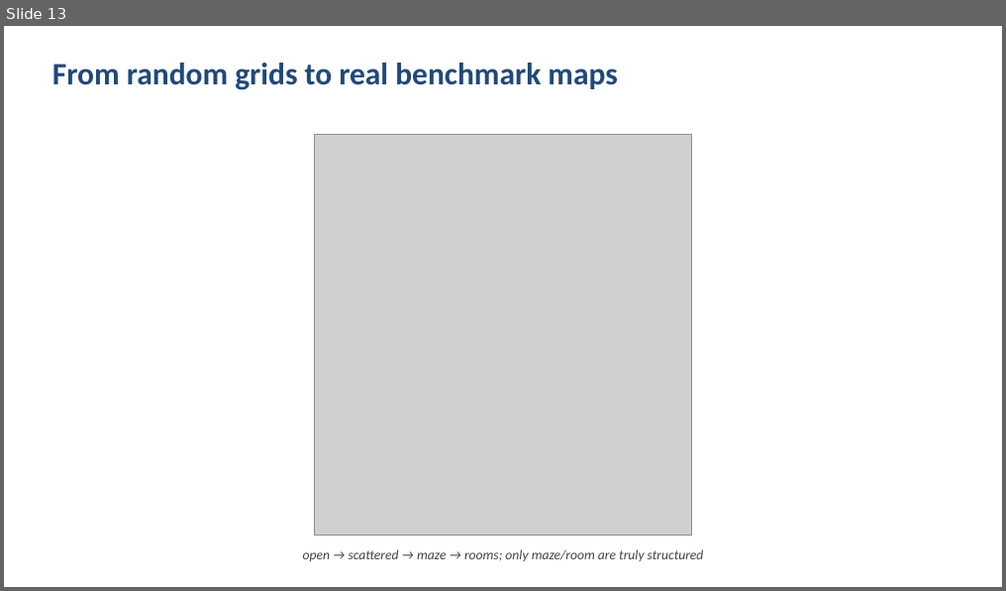
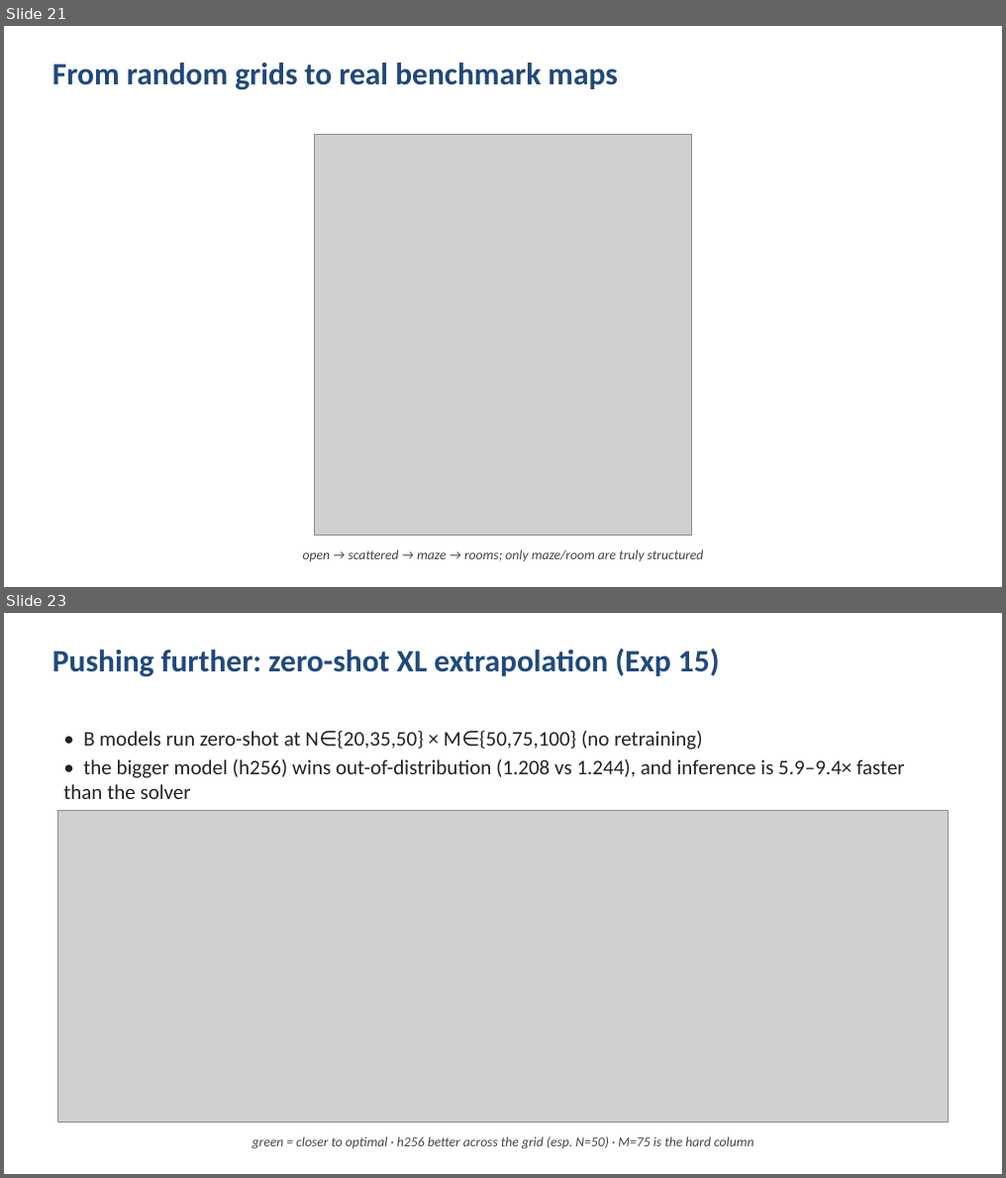
Before and after one commit to Dayan135/Neural_MCPF_Allocation, a slide deck: presentation/slides_claude.pptx. Shown one above the other, each under a label of ours: slide 13 before the commit, slides 21 and 23 after it; the slides between them are not shown. The pictures are 1006x591 and 1006x1178 pixels, drawn with LibreOffice and Linux fonts; fonts in the diff are those of the drawing; grey boxes stand for pictures. Boxes give left, top, right and bottom in pixels: in the first picture for what was removed or moved away, otherwise in the second. Text is boxed around its words. In the diff, an @@ line names an element or a change of style, - is before the commit and + after.

```diff
--- a/presentation/slides_claude.pptx
+++ b/presentation/slides_claude.pptx
@@ slide 23 added at [4,613,1002,1174], background #FFFFFF @@
@@ text added at [53,649,720,677], 30 pt, text #1F497D, bold @@
+Pushing further: zero-shot XL extrapolation (Exp 15)
@@ text added at [63,731,905,799], 20 pt, text #222222 @@
+• B models run zero-shot at N∈{20,35,50} × M∈{50,75,100} (no retraining)
+• the bigger model (h256) wins out-of-distribution (1.208 vs 1.244), and inference is 5.9–9.4× faster than the solver
@@ picture added at [57,811,948,1122] @@
@@ text added at [252,1137,753,1150], 13 pt, text #444444, italic @@
+green = closer to optimal · h256 better across the grid (esp. N=50) · M=75 is the hard column
@@ what was slide 13 is now slide 21 @@
```
Also in this commit, not shown: 7 slides changed, 10 other slides added, 5 slides removed, 20 other files.
